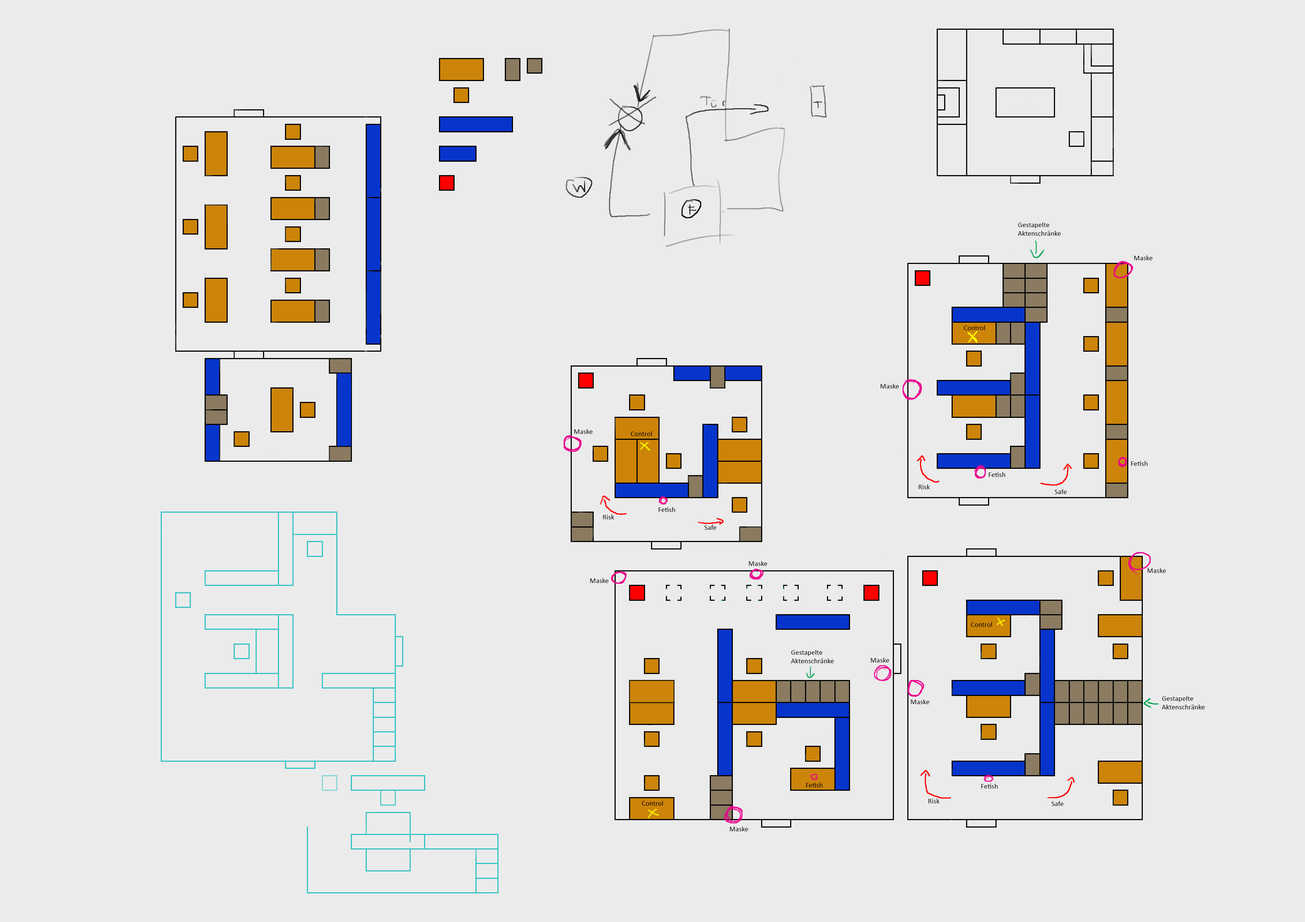
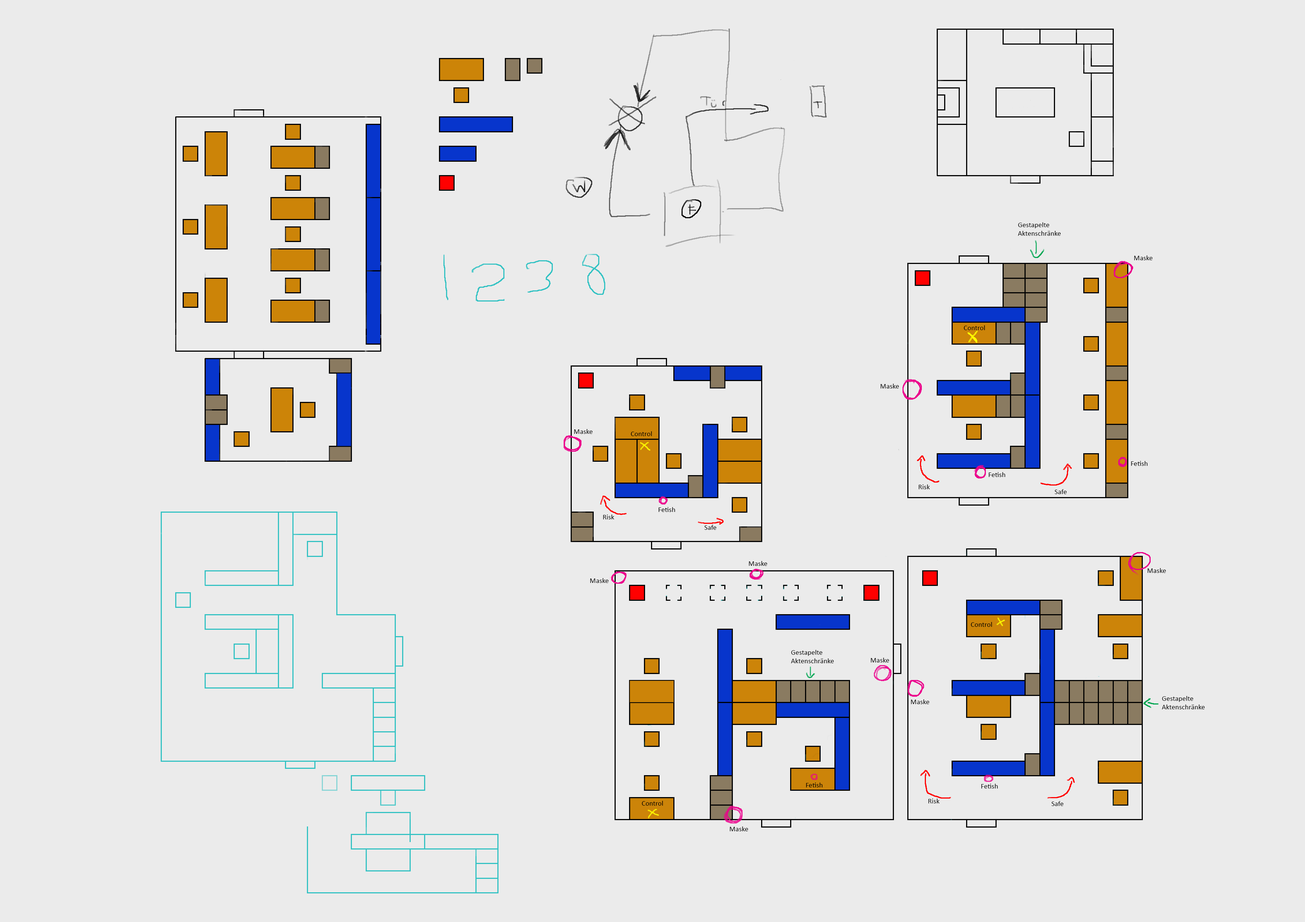
Two versions of the same layered image (1305 x 922). Layer-by-layer changes:
painted on "Vorzeichnung" over [443, 254, 606, 302]
